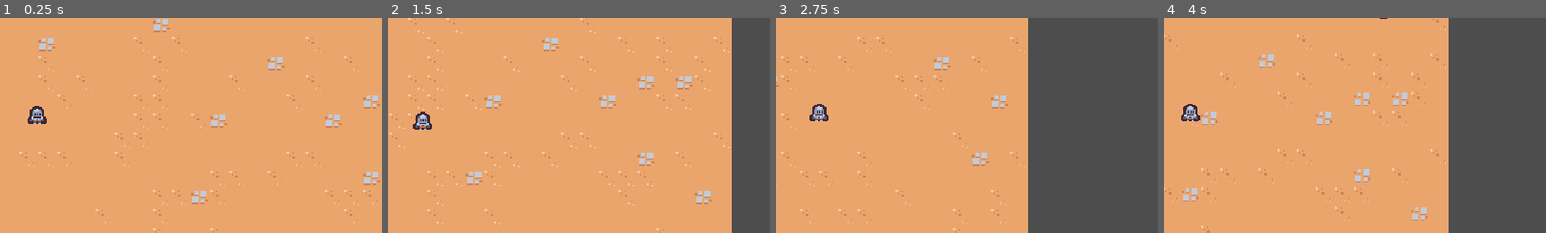
Above: before the commit, frames 1-4 (left to right).
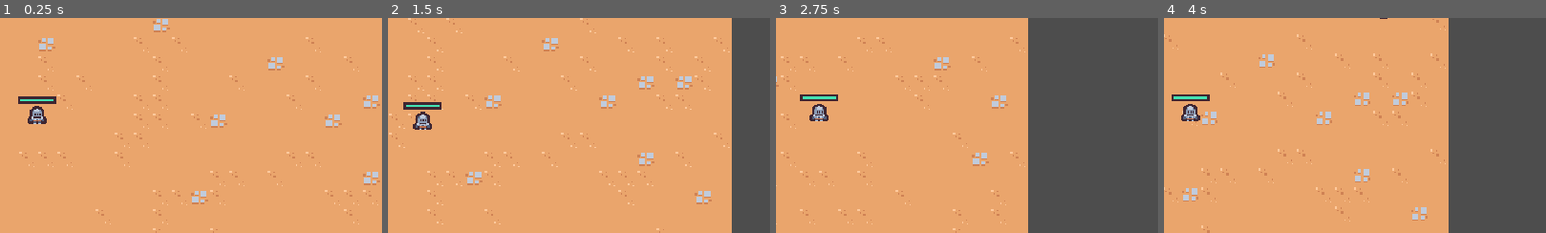
Above: after the commit, the same moments.

Repository: Ian-Ion/2d-survivors-course
Game: Godot game, scene res://scenes/main/main.tscn
Two runs of this game, one before a commit and one after it. Both use one fixed random seed, a clock stepped at 60 frames per second and the inputs below.
Inputs (mouse positions are % of the whole screen's width and height, from its top left):
- Up to frame 1 (0.25 s): no input
- Up to frame 2 (1.5 s): move the mouse to (72, 45) at 0.52 s; press the mouse at (72, 45) at 0.53 s; hold D (move_right) 0.53-1.28 s; move the mouse to (30, 55) at 1.27 s; release the mouse at (30, 55) at 1.28 s; hold S (move_down) from 1.28 s (still down); click (30, 55) at 1.35 s
- Up to frame 3 (2.75 s): move the mouse to (60, 28) at 2.02 s; release S (move_down) at 2.03 s; press the mouse at (60, 28) at 2.03 s; hold D (move_right) from 2.03 s (still down)
- Up to frame 4 (4 s): move the mouse to (45, 70) at 2.77 s; release D (move_right) at 2.78 s; release the mouse at (45, 70) at 2.78 s; hold W (move_up) 2.78-3.53 s; click (45, 70) at 2.85 s; move the mouse to (80, 65) at 3.52 s; press the mouse at (80, 65) at 3.53 s; hold A (move_left) from 3.53 s (still down)
The pictures show only the part of the screen within x 46-96%, y 26-76%; the shares and areas given below are measured in that part.

The runs differ from the first frame. In frame 1, 0.4% of the frame differs, in the area x 4-15%, y 36-40%; in frame 2, 0.4%; in frame 3, 0.3%; in frame 4, 0.3%.

Commit message:
Add HealthBar to the Player

Diff:
--- a/scenes/component/health_component.gd
+++ b/scenes/component/health_component.gd
@@ -2,6 +2,7 @@
 class_name HealthComponent
 
 signal died
+signal health_changed
 
 @export var max_health: float = 10
 var current_health
@@ -12,7 +13,15 @@
 
 func damage(damage_amount: float):
 	current_health = max(current_health - damage_amount, 0)
+	health_changed.emit()
 	Callable(check_death).call_deferred()
+
+
+func get_health_percent():
+	if max_health <= 0:
+		return 0
+	return min (current_health / max_health, 1)
+
 
 func check_death():
 	if current_health == 0:
--- a/scenes/game_object/player/player.gd
+++ b/scenes/game_object/player/player.gd
@@ -4,6 +4,8 @@
 const ACCELERATION_SMOOTHING = 25
 
 @onready var damage_interval_timer = $DamageIntervalTimer
+@onready var health_component = $HealthComponent
+@onready var health_bar = $HealthBar
 
 var number_colliding_bodies = 0
 
@@ -12,6 +14,8 @@
 	$CollisionArea2D.body_entered.connect(on_body_entered)
 	$CollisionArea2D.body_exited.connect(on_body_exited)
 	damage_interval_timer.timeout.connect(on_damage_interval_timer_timeout)
+	health_component.health_changed.connect(on_health_changed)
+	update_health_display()
 
 
 func _process(delta: float) -> void:
@@ -32,9 +36,12 @@
 func check_deal_damage():
 	if number_colliding_bodies == 0 || !damage_interval_timer.is_stopped():
 		return;
-	$HealthComponent.damage(1)
+	health_component.damage(1)
 	damage_interval_timer.start()
-	print($HealthComponent.current_health)
+
+
+func update_health_display():
+	health_bar.value = health_component.get_health_percent()
 
 
 func on_body_entered(other_body: Node2D):
@@ -48,3 +55,7 @@
 
 func on_damage_interval_timer_timeout():
 	check_deal_damage()
+
+
+func on_health_changed():
+	update_health_display()
--- a/scenes/game_object/player/player.tscn
+++ b/scenes/game_object/player/player.tscn
@@ -1,9 +1,20 @@
-[gd_scene load_steps=8 format=3 uid="uid://vrhfp82ex7cn"]
+[gd_scene load_steps=10 format=3 uid="uid://vrhfp82ex7cn"]
 
 [ext_resource type="Script" path="res://scenes/game_object/player/player.gd" id="1_0euo7"]
 [ext_resource type="Texture2D" uid="uid://cwu05q5u3qs27" path="res://scenes/game_object/player/player.png" id="1_db4us"]
 [ext_resource type="PackedScene" uid="uid://csvpsvcwmtu0s" path="res://scenes/component/health_component.tscn" id="2_7xmlg"]
 [ext_resource type="PackedScene" uid="uid://com35jq1cobsb" path="res://scenes/ability/sword_ability_controller/sword_ability_controller.tscn" id="2_yyn2t"]
+
+[sub_resource type="StyleBoxFlat" id="StyleBoxFlat_akerc"]
+bg_color = Color(0.247059, 0.14902, 0.192157, 1)
+
+[sub_resource type="StyleBoxFlat" id="StyleBoxFlat_df52i"]
+bg_color = Color(0.262745, 0.882353, 0.701961, 1)
+border_width_left = 2
+border_width_top = 2
+border_width_right = 2
+border_width_bottom = 2
+border_color = Color(0.247059, 0.14902, 0.192157, 1)
 
 [sub_resource type="CircleShape2D" id="CircleShape2D_fmryu"]
 radius = 32.0
@@ -28,6 +39,19 @@
 wait_time = 0.5
 one_shot = true
 
+[node name="HealthBar" type="ProgressBar" parent="."]
+custom_minimum_size = Vector2(32, 6)
+offset_left = -16.0
+offset_top = -23.0
+offset_right = 16.0
+offset_bottom = -17.0
+pivot_offset = Vector2(16, 3)
+theme_override_styles/background = SubResource("StyleBoxFlat_akerc")
+theme_override_styles/fill = SubResource("StyleBoxFlat_df52i")
+max_value = 1.0
+value = 0.5
+show_percentage = false
+
 [node name="PickupArea2D" type="Area2D" parent="."]
 position = Vector2(0, -6)
 collision_layer = 16
